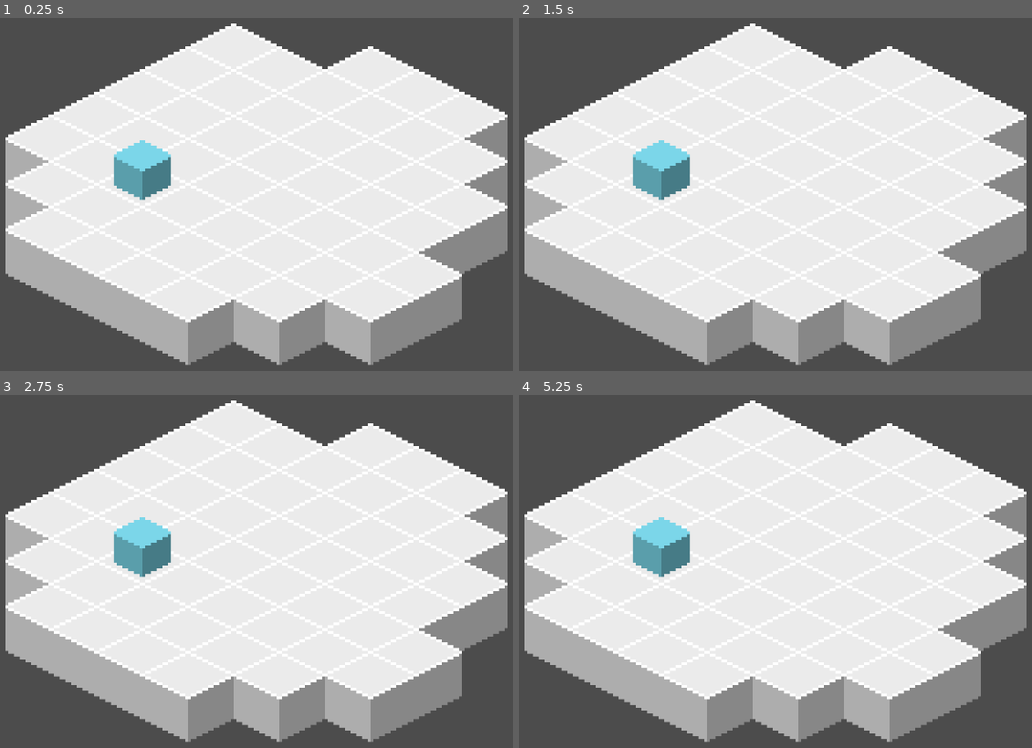
Above: before the commit, frames 1-4 (two rows, left to right).
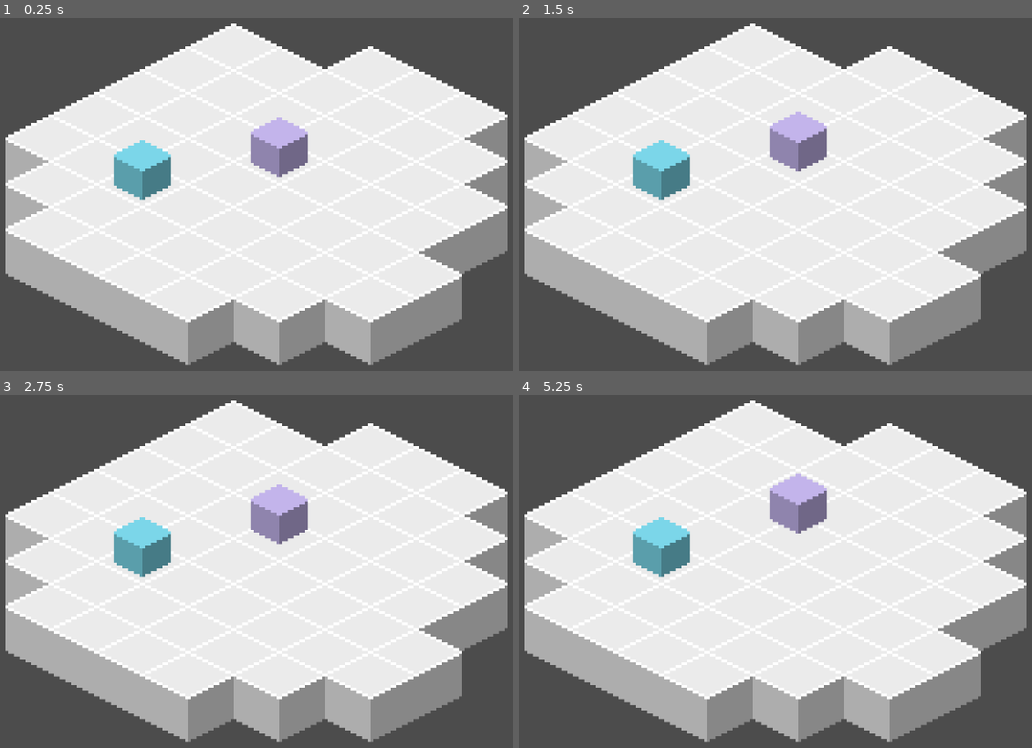
Above: after the commit, the same moments.

Repository: jaytav/godot-test-2
Game: Godot game, scene res://src/Main.tscn
The game is run twice, just before and just after one commit, with the same random seed, the same clock (stepped at 60 frames per second) and the same inputs.
Inputs:
- Up to frame 1 (0.25 s): no input
- Up to frame 2 (1.5 s): tap Enter at 0.5 s; hold Space (ui_select) 0.53-1.28 s; tap Space (ui_select) at 1.35 s
- Up to frame 3 (2.75 s): tap Space (ui_select) at 1.52, 1.82, 2 s; hold Space (ui_select) from 2.03 s (still down)
- Up to frame 4 (5.25 s): release Space (ui_select) at 2.78 s; tap Space (ui_select) at 2.85, 3.02, 3.32, 4.35, 4.52, 4.82 s; hold Space (ui_select) 3.53-4.28 s; tap Enter at 4.25 s; hold Space (ui_select) from 5.03 s (still down)

The runs differ from the first frame. In frame 1, 1.5% of the frame differs, in the area x 48-61%, y 28-46%; in frame 2, 1.4%; in frame 3, 1.5%; in frame 4, 1.5%, in the area x 48-61%, y 22-40%.

Commit message:
create turn system

Diff:
--- a/project.godot
+++ b/project.godot
@@ -9,6 +9,11 @@
 config_version=4
 
 _global_script_classes=[ {
+"base": "Node2D",
+"class": "Entity",
+"language": "GDScript",
+"path": "res://src/entity/entity.gd"
+}, {
 "base": "Node",
 "class": "Stat",
 "language": "GDScript",
@@ -18,10 +23,17 @@
 "class": "State",
 "language": "GDScript",
 "path": "res://src/entity/state_machine/state.gd"
+}, {
+"base": "Node",
+"class": "TurnQueue",
+"language": "GDScript",
+"path": "res://src/game/turn_queue.gd"
 } ]
 _global_script_class_icons={
+"Entity": "",
 "Stat": "",
-"State": ""
+"State": "",
+"TurnQueue": ""
 }
 
 [application]
--- a/src/Main.tscn
+++ b/src/Main.tscn
@@ -1,7 +1,9 @@
-[gd_scene load_steps=4 format=2]
+[gd_scene load_steps=6 format=2]
 
 [ext_resource path="res://src/entity/player/Player.tscn" type="PackedScene" id=1]
 [ext_resource path="res://asset/texture/floor.png" type="Texture" id=2]
+[ext_resource path="res://test/entity/turn_skipper/TurnSkipper.tscn" type="PackedScene" id=3]
+[ext_resource path="res://src/main.gd" type="Script" id=4]
 
 [sub_resource type="TileSet" id=1]
 0/name = "floor.png 0"
@@ -20,6 +22,7 @@
 0/z_index = 0
 
 [node name="Main" type="Node"]
+script = ExtResource( 4 )
 
 [node name="GUI" type="Control" parent="."]
 anchor_right = 1.0
@@ -42,3 +45,14 @@
 
 [node name="Player" parent="World/Entities" instance=ExtResource( 1 )]
 position = Vector2( 80, 64 )
+
+[node name="TurnSkipper" parent="World/Entities" instance=ExtResource( 3 )]
+position = Vector2( 128, 56 )
+
+[connection signal="turn_ended" from="World/Entities/Player" to="World/Entities/Player" method="_on_Entity_turn_ended"]
+[connection signal="turn_started" from="World/Entities/Player" to="World/Entities/Player" method="_on_Entity_turn_started"]
+[connection signal="turn_ended" from="World/Entities/TurnSkipper" to="World/Entities/TurnSkipper" method="_on_Entity_turn_ended"]
+[connection signal="turn_started" from="World/Entities/TurnSkipper" to="World/Entities/TurnSkipper" method="_on_Entity_turn_started"]
+
+[editable path="World/Entities/Player"]
+[editable path="World/Entities/TurnSkipper"]
--- a/src/entity/Entity.tscn
+++ b/src/entity/Entity.tscn
@@ -1,11 +1,13 @@
-[gd_scene load_steps=5 format=2]
+[gd_scene load_steps=6 format=2]
 
 [ext_resource path="res://asset/texture/entity.png" type="Texture" id=1]
 [ext_resource path="res://src/entity/state_machine/state_machine.gd" type="Script" id=2]
 [ext_resource path="res://src/entity/stat/stat.gd" type="Script" id=3]
 [ext_resource path="res://src/entity/state_machine/state.gd" type="Script" id=4]
+[ext_resource path="res://src/entity/entity.gd" type="Script" id=5]
 
 [node name="Entity" type="Node2D"]
+script = ExtResource( 5 )
 
 [node name="Stats" type="Node" parent="."]
 
--- /dev/null
+++ b/src/entity/entity.gd
@@ -0,0 +1,21 @@
+class_name Entity
+extends Node2D
+
+signal turn_started
+signal turn_ended
+
+onready var _state_machine = get_node("StateMachine")
+
+
+func get_stat(stat: String):
+    return get_node("Stats/%s" % stat)
+
+
+func start_turn() -> void:
+    _state_machine.transition_to_state("Active")
+    emit_signal("turn_started")
+
+
+func end_turn() -> void:
+    _state_machine.transition_to_state("Idle")
+    emit_signal("turn_ended")
--- a/src/entity/player/Player.tscn
+++ b/src/entity/player/Player.tscn
@@ -1,11 +1,15 @@
-[gd_scene load_steps=2 format=2]
+[gd_scene load_steps=3 format=2]
 
 [ext_resource path="res://src/entity/Entity.tscn" type="PackedScene" id=1]
+[ext_resource path="res://src/entity/player/state/active.gd" type="Script" id=2]
 
 [node name="Player" instance=ExtResource( 1 )]
 
 [node name="Initiative" parent="Stats" index="0"]
 initial_value = 10
 
+[node name="Active" parent="StateMachine" index="1"]
+script = ExtResource( 2 )
+
 [node name="Sprite" parent="." index="2"]
 modulate = Color( 0.521569, 0.909804, 0.988235, 1 )
--- /dev/null
+++ b/src/entity/player/state/active.gd
@@ -0,0 +1,6 @@
+extends State
+
+func unhandled_input(event):
+    # press space to end turn
+    if event.is_action_pressed("ui_select"):
+        owner.end_turn()
--- a/src/entity/stat/bound_stat.gd
+++ b/src/entity/stat/bound_stat.gd
@@ -5,9 +5,9 @@
 
 
 func _ready():
-	if !initial_value:
-		value = max_value
+    if !initial_value:
+        value = max_value
 
 
 func _set_value(to_value: int):
-	._set_value(int(clamp(to_value, min_value, max_value)))
+    ._set_value(int(clamp(to_value, min_value, max_value)))
--- a/src/entity/stat/stat.gd
+++ b/src/entity/stat/stat.gd
@@ -9,10 +9,11 @@
 
 
 func _ready():
-	value = initial_value
+    value = initial_value
 
 
 func _set_value(to_value: int) -> void:
-	var from_value: int = value
-	value = to_value
-	emit_signal("updated", from_value, value)
+    var from_value: int = value
+    value = to_value
+
+    emit_signal("updated", from_value, value)
--- a/src/entity/state_machine/state.gd
+++ b/src/entity/state_machine/state.gd
@@ -5,24 +5,24 @@
 
 
 func _ready():
-	state_machine = get_parent()
+    state_machine = get_parent()
 
 
 func enter() -> void:
-	pass
+    pass
 
 
 func exit() -> void:
-	pass
+    pass
 
 
 func process(_delta) -> void:
-	pass
+    pass
 
 
 func physics_process(_delta) -> void:
-	pass
+    pass
 
 
 func unhandled_input(_event) -> void:
-	pass
+    pass
--- a/src/entity/state_machine/state_machine.gd
+++ b/src/entity/state_machine/state_machine.gd
@@ -6,37 +6,37 @@
 
 
 func _ready():
-	_active_state = get_node("Idle")
-	_active_state.enter()
+    _active_state = get_node("Idle")
+    _active_state.enter()
 
-	emit_signal("transitioned", null, _active_state)
+    emit_signal("transitioned", null, _active_state)
 
 
 func _process(delta):
-	_active_state.process(delta)
+    _active_state.process(delta)
 
 
 func _physics_process(delta):
-	_active_state.physics_process(delta)
+    _active_state.physics_process(delta)
 
 
 func _unhandled_input(event):
-	_active_state.unhandled_input(event)
+    _active_state.unhandled_input(event)
 
 
 func transition_to_state(state: String) -> void:
-	var from_state: State = _active_state
-	var to_state: State = get_node(state)
+    var from_state: State = _active_state
+    var to_state: State = get_node(state)
 
-	_active_state.exit()
-	_active_state = to_state
-	_active_state.enter()
+    _active_state.exit()
+    _active_state = to_state
+    _active_state.enter()
 
-	emit_signal("transitioned", from_state, _active_state)
+    emit_signal("transitioned", from_state, _active_state)
 
 
 func _on_StateMachine_transitioned(from_state: State, to_state: State) -> void:
-	if from_state:
-		print("%s transitioned from %s to %s" % [owner.name, from_state.name, to_state.name])
-	else:
-		print("%s transitioned to %s" % [owner.name, to_state.name])
+    if from_state:
+        print("%s transitioned from %s to %s" % [owner.name, from_state.name, to_state.name])
+    else:
+        print("%s transitioned to %s" % [owner.name, to_state.name])
--- /dev/null
+++ b/src/game/turn_queue.gd
@@ -0,0 +1,25 @@
+class_name TurnQueue
+extends Node
+
+var entities: Array setget _set_entities
+
+var _active_entity: Entity
+
+
+func start_next_turn() -> void:
+	if _active_entity != null:
+		_active_entity.disconnect("turn_ended", self, "start_next_turn")
+		entities.push_back(_active_entity)
+
+	_active_entity = entities.pop_front()
+	_active_entity.connect("turn_ended", self, "start_next_turn")
+	_active_entity.start_turn()
+
+
+func _set_entities(to_entities: Array) -> void:
+	entities = to_entities
+	entities.sort_custom(self, "_sort_entities")
+
+
+func _sort_entities(a: Entity, b: Entity) -> bool:
+	return a.get_stat("Initiative").value > b.get_stat("Initiative").value
--- /dev/null
+++ b/src/main.gd
@@ -0,0 +1,10 @@
+extends Node
+
+var _turn_queue: TurnQueue = TurnQueue.new()
+
+onready var entities: Array = get_node("World/Entities").get_children()
+
+
+func _ready():
+    _turn_queue.entities = entities
+    _turn_queue.start_next_turn()
--- /dev/null
+++ b/test/entity/turn_skipper/TurnSkipper.tscn
@@ -0,0 +1,44 @@
+[gd_scene load_steps=4 format=2]
+
+[ext_resource path="res://src/entity/Entity.tscn" type="PackedScene" id=1]
+[ext_resource path="res://test/entity/turn_skipper/state/active.gd" type="Script" id=2]
+
+[sub_resource type="Animation" id=1]
+resource_name = "Jump"
+length = 2.0
+tracks/0/type = "bezier"
+tracks/0/path = NodePath("../../Sprite:offset:x")
+tracks/0/interp = 1
+tracks/0/loop_wrap = true
+tracks/0/imported = false
+tracks/0/enabled = true
+tracks/0/keys = {
+"points": PoolRealArray(  ),
+"times": PoolRealArray(  )
+}
+tracks/1/type = "bezier"
+tracks/1/path = NodePath("../../Sprite:offset:y")
+tracks/1/interp = 1
+tracks/1/loop_wrap = true
+tracks/1/imported = false
+tracks/1/enabled = true
+tracks/1/keys = {
+"points": PoolRealArray( -8, -0.25, 0, 0.25, 0, -16, -0.25, 0, 0.25, 0, -8, -0.25, 0, 0.25, 0 ),
+"times": PoolRealArray( 0.5, 1, 1.75 )
+}
+
+[node name="TurnSkipper" instance=ExtResource( 1 )]
+
+[node name="Initiative" parent="Stats" index="0"]
+initial_value = 20
+
+[node name="Active" parent="StateMachine" index="1"]
+script = ExtResource( 2 )
+
+[node name="AnimationPlayer" type="AnimationPlayer" parent="StateMachine/Active" index="0"]
+anims/Jump = SubResource( 1 )
+
+[node name="Sprite" parent="." index="2"]
+modulate = Color( 0.827451, 0.764706, 1, 1 )
+
+[connection signal="animation_finished" from="StateMachine/Active/AnimationPlayer" to="StateMachine/Active" method="_on_AnimationPlayer_animation_finished"]
--- /dev/null
+++ b/test/entity/turn_skipper/state/active.gd
@@ -0,0 +1,11 @@
+extends State
+
+onready var _animation_player: AnimationPlayer = get_node("AnimationPlayer")
+
+
+func enter():
+    _animation_player.play("Jump")
+
+
+func _on_AnimationPlayer_animation_finished(_anim_name: String) -> void:
+	owner.end_turn()
